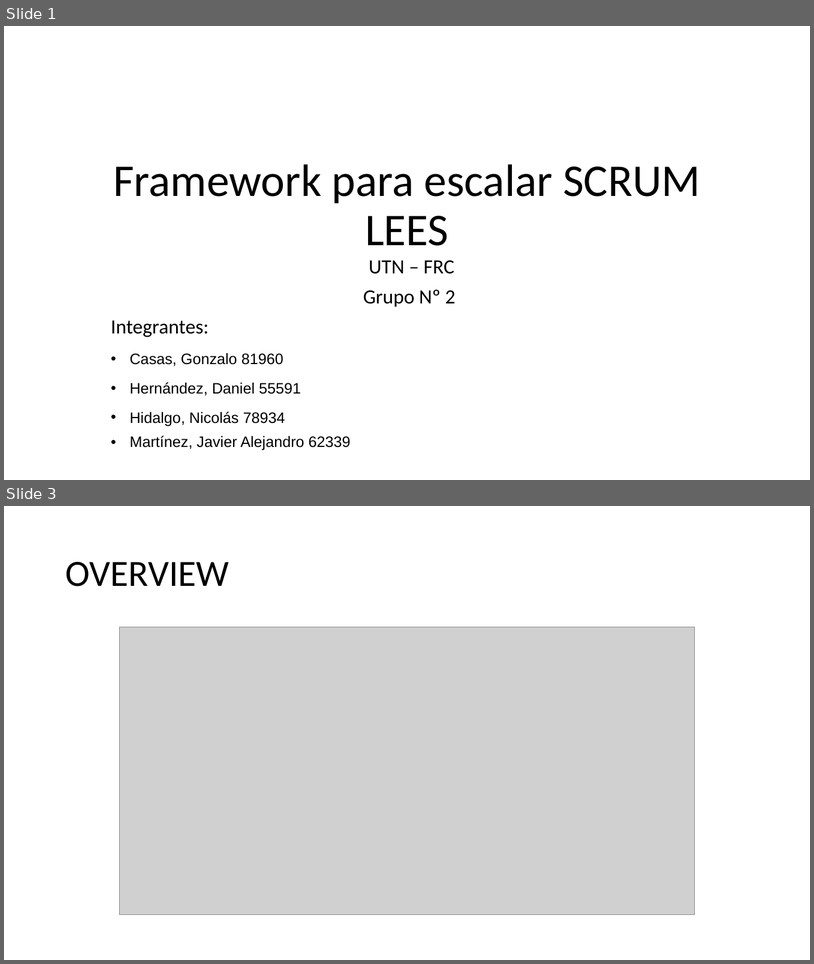
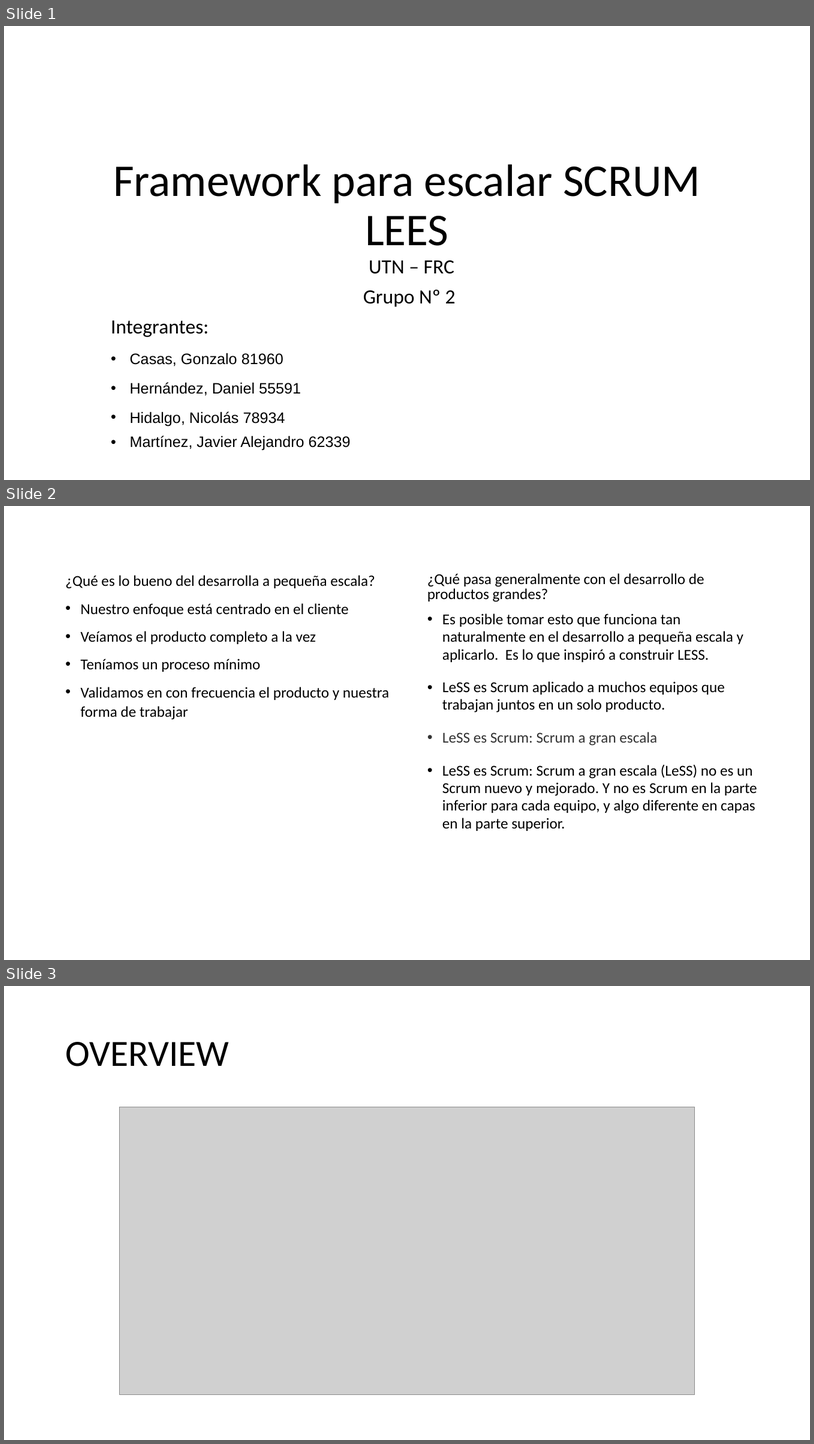
Before and after one commit to JavierMartinez127/Repositorio_Grupo2_ISW, a slide deck: Trabajos Conceptuales/TC_01/GRUPO2_TC_01_PECHA_CUCHA_FRAMEWORK_ESCALAR_SCRUM.pptx. Shown one above the other, each under a label of ours: slides 1 and 3 before the commit, slides 1, 2 and 3 after it; the slides between them are not shown. The pictures are 814x964 and 814x1444 pixels, drawn with LibreOffice and Linux fonts; fonts in the diff are those of the drawing; grey boxes stand for pictures. Boxes give left, top, right and bottom in pixels: in the first picture for what was removed or moved away, otherwise in the second. Text is boxed around its words. In the diff, an @@ line names an element or a change of style, - is before the commit and + after.

```diff
--- a/Trabajos Conceptuales/TC_01/GRUPO2_TC_01_PECHA_CUCHA_FRAMEWORK_ESCALAR_SCRUM.pptx
+++ b/Trabajos Conceptuales/TC_01/GRUPO2_TC_01_PECHA_CUCHA_FRAMEWORK_ESCALAR_SCRUM.pptx
@@ slide 2 added at box(4, 506, 810, 960), background #FFFFFF @@
@@ text added at box(65, 575, 389, 720), 18 pt, text #000000 @@
+¿Qué es lo bueno del desarrolla a pequeña escala?
+• Nuestro enfoque está centrado en el cliente
+• Veíamos el producto completo a la vez
+• Teníamos un proceso mínimo
+• Validamos en con frecuencia el producto y nuestra forma de trabajar
@@ text added at box(428, 573, 758, 831), 18 pt, text #000000 @@
+¿Qué pasa generalmente con el desarrollo de productos grandes?
+• Es posible tomar esto que funciona tan naturalmente en el desarrollo a pequeña escala y aplicarlo. Es lo que inspiró a construir LESS.
+• LeSS es Scrum aplicado a muchos equipos que trabajan juntos en un solo producto.
+• LeSS es Scrum: Scrum a gran escala
+• LeSS es Scrum: Scrum a gran escala (LeSS) no es un Scrum nuevo y mejorado. Y no es Scrum en la parte inferior para cada equipo, y algo diferente en capas en la parte superior.
```
Also in this commit, not shown: 7 other slides added, 1 slide removed, 2 other files.
